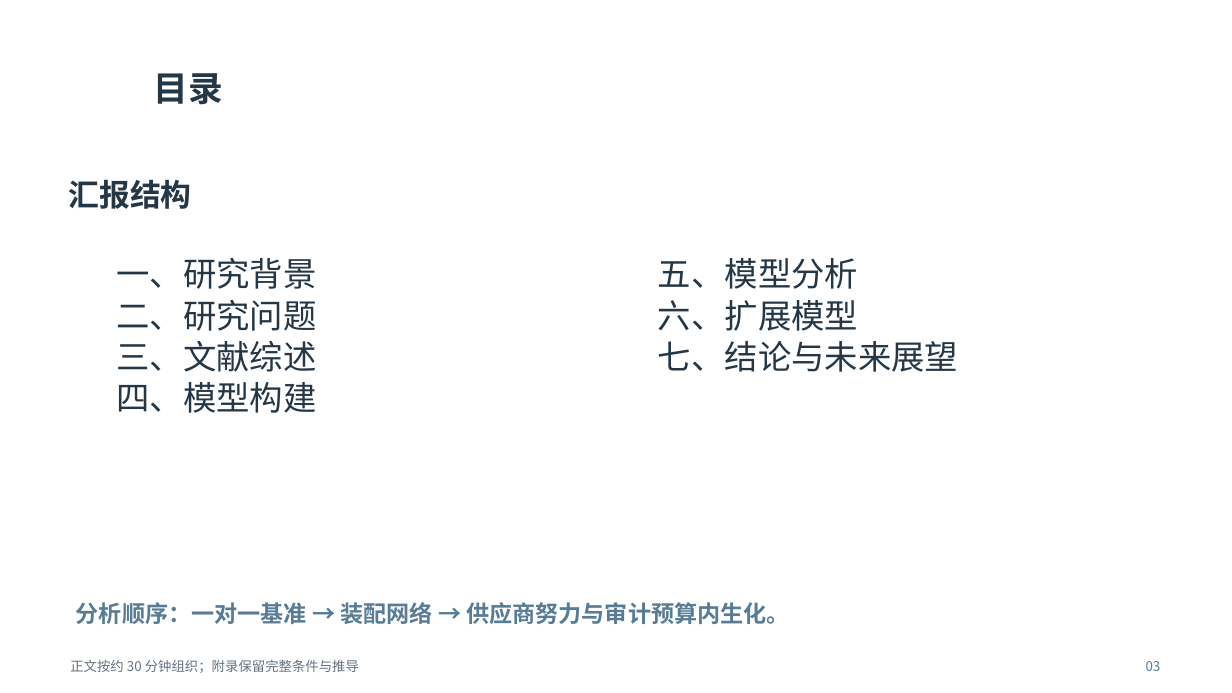
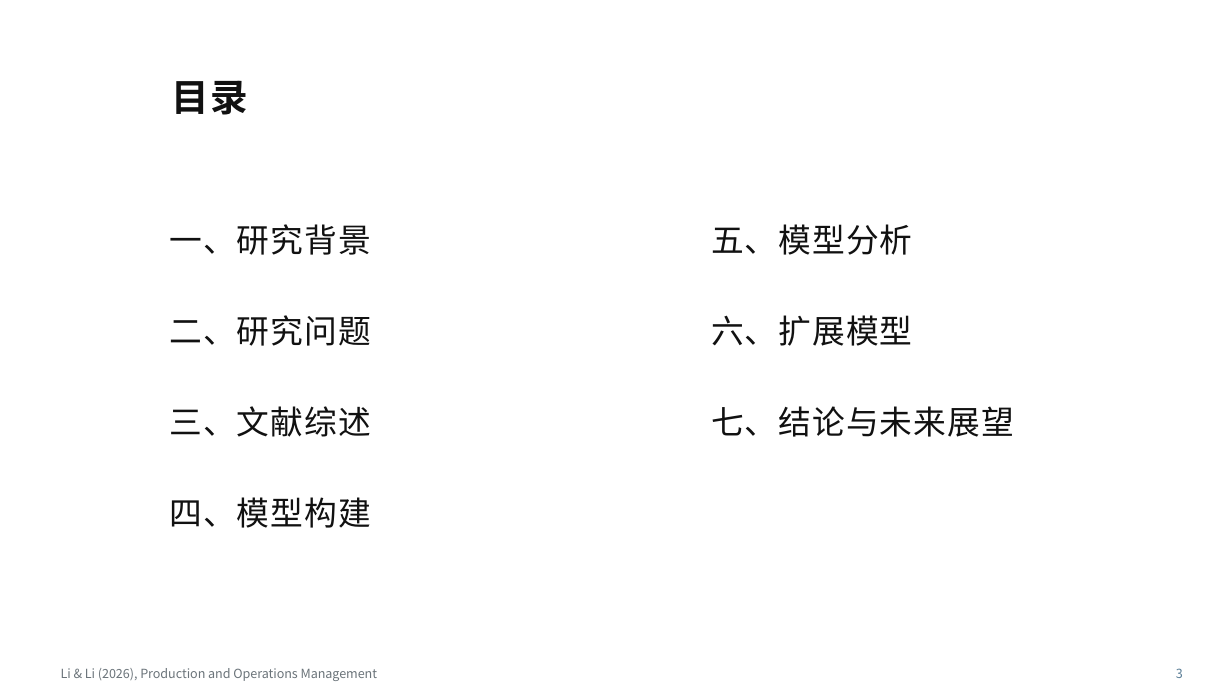
Before and after one commit to shuihongyan7-max/test-codex, a slide deck: slide 3 of 大组会.pptx. Drawn at 1232x693 pixels with LibreOffice and Linux fonts; fonts in the diff are those of the drawing; background and template pictures are left out. Boxes give left, top, right and bottom in pixels: in the first picture for what was removed or moved away, otherwise in the second. Text is boxed around its words. In the diff, an @@ line names an element or a change of style, - is before the commit and + after.

```diff
--- a/大组会.pptx
+++ b/大组会.pptx
@@ title "目录": place and size @@
-title "目录" at [153,73,222,105]
+title "目录" at [172,80,248,115]
@@ title "目录" at [172,80,248,115]: size 27 to 29.2 pt, text colour #243746 to #111111, letter spacing 0 to 0.8 pt; indent changed; line spacing 1.03 to 1.08; more space between paragraphs @@
@@ text removed at [68,179,191,209] @@
-汇报结构
@@ text "一、研究背景": place and size @@
-text "一、研究背景" at [116,258,316,413]
+text "一、研究背景" at [169,224,370,528]
@@ text "一、研究背景" at [169,224,370,528]: size 26 to 25.5 pt, text colour #243746 to #111111, letter spacing 0 to 0.8 pt; line spacing 1.03 to 1.08; more space between paragraphs @@
@@ text "五、模型分析" at [711,224,1014,437]: size 26 to 25.5 pt, text colour #243746 to #111111, letter spacing 0 to 0.8 pt; line spacing 1.03 to 1.08; more space between paragraphs @@
@@ text "五、模型分析": place and size @@
-text "五、模型分析" at [658,258,958,372]
+text "五、模型分析" at [711,224,1014,437]
@@ text removed at [76,602,789,624] @@
-分析顺序：一对一基准 → 装配网络 → 供应商努力与审计预算内生化。
@@ text added at [61,668,377,681], 9.8 pt, text #6B747A @@
+Li & Li (2026), Production and Operations Management
@@ text removed at [70,660,359,673] @@
-正文按约 30 分钟组织；附录保留完整条件与推导
@@ text removed at [1146,661,1161,671] @@
-03
@@ text added at [1176,668,1183,678], 9.8 pt, text #587C95 @@
+3
```
Also in this commit, not shown: 17 other slides changed, 25 slides added, 31 slides removed, 1 other file.
